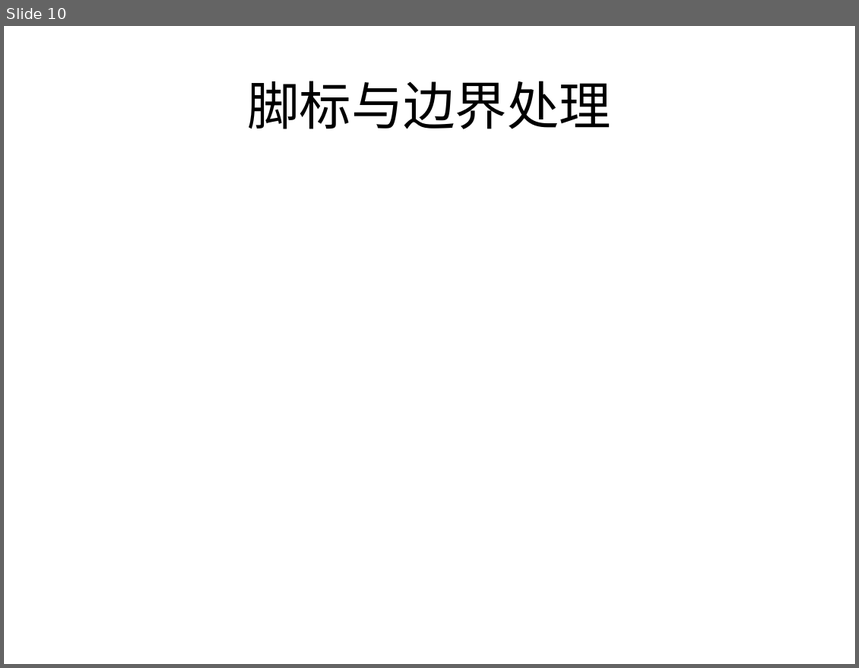
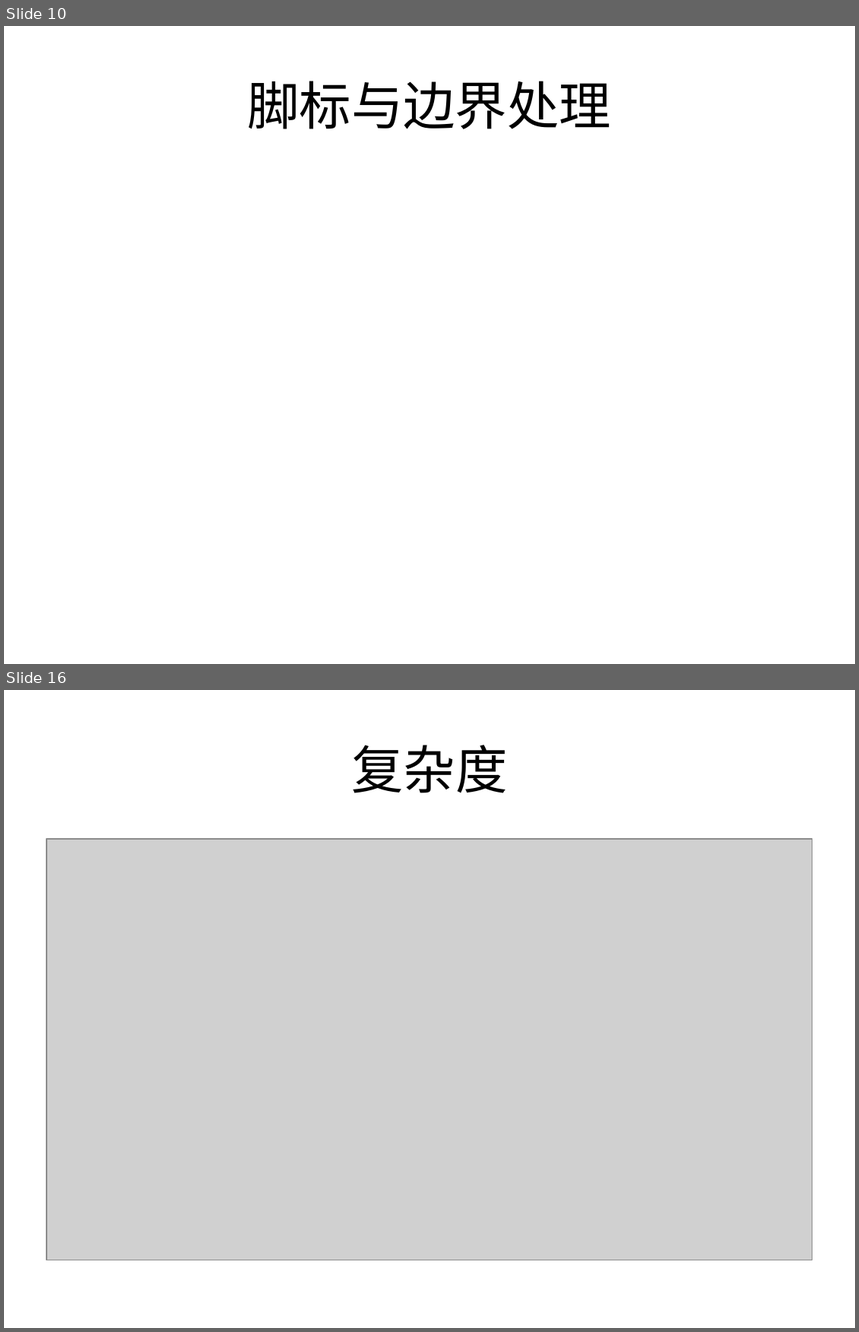
Before and after one commit to houjingbiao/leetcode, a slide deck: solutions/conclusion.ppt. Shown one above the other, each under a label of ours: slide 10 before the commit, slides 10 and 16 after it; the slides between them are not shown. The pictures are 859x668 and 859x1332 pixels, drawn with LibreOffice and Linux fonts; fonts in the diff are those of the drawing; grey boxes stand for pictures. Boxes give left, top, right and bottom in pixels: in the first picture for what was removed or moved away, otherwise in the second. Text is boxed around its words. In the diff, an @@ line names an element or a change of style, - is before the commit and + after.

Commit message:
-update conclusion.ppt

```diff
--- a/solutions/conclusion.ppt
+++ b/solutions/conclusion.ppt
@@ slide 16 added at [4, 690, 855, 1328], background #FFFFFF @@
@@ title added at [351, 745, 507, 793], 44 pt, text #000000 @@
+复杂度
@@ picture added at [47, 839, 813, 1260] @@
```
